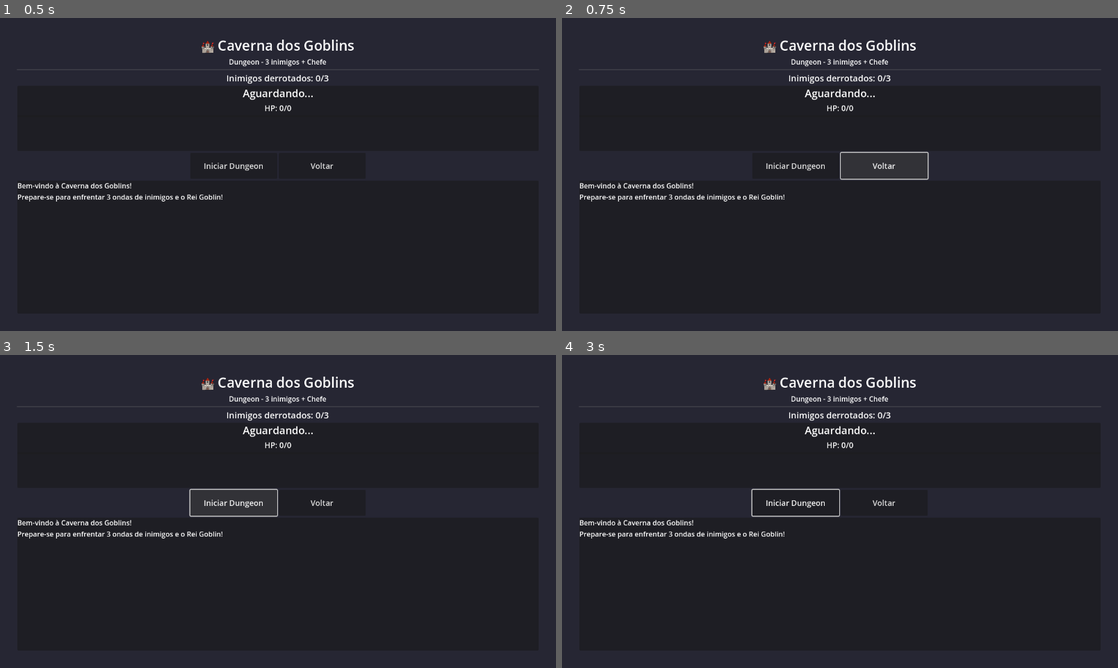
Above: before the commit, frames 1-4 (two rows, left to right).
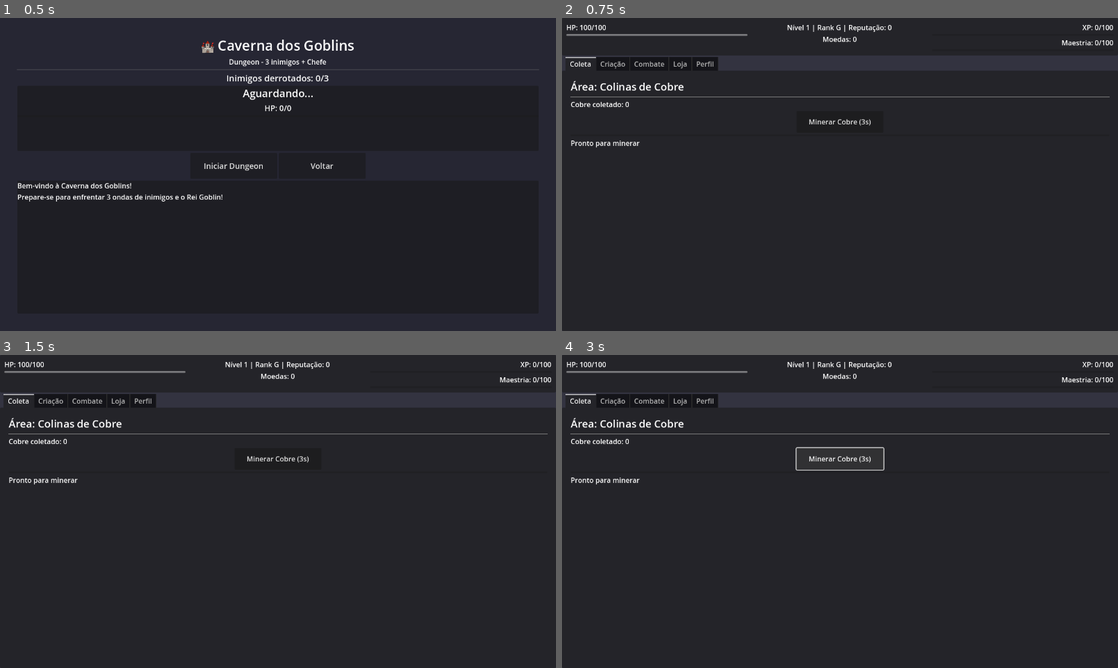
Above: after the commit, the same moments.

Repository: allansduarte/apex-hunter-2
Game: Godot game, scene res://scenes/dungeon/goblin_cave.tscn
Two runs of this game, one before a commit and one after it. Both use one fixed random seed, a clock stepped at 60 frames per second and the inputs below. This scene is started directly instead of the project's main scene.
Inputs (mouse positions are in pixels of both pictures, inside the frame that each line leads up to):
- Up to frame 1 (0.5 s): no input
- Up to frame 2 (0.75 s): click "Voltar" at 0.5 s
- Up to frame 3 (1.5 s): click (233, 502) at 1.25 s, where only the run before the commit has a clickable "Iniciar Dungeon"
- Up to frame 4 (3 s): click (795, 502) at 2 s, where only the run before the commit has a clickable "Iniciar Dungeon"; click (840, 458) at 2.75 s, where only the run after the commit has a clickable "Minerar Cobre (3s)"

Frame 1 is identical in both runs. In frame 2, 4.1% of the frame differs, in the area x 0-100%, y 2-59%; in frame 3, 4.1%; in frame 4, 4.2%.
Error before the commit: Parse Error: Identifier "CombatManager" not declared in the current scope. (res://scripts/goblin_cave.gd:24)

Commit message:
Fix code review issues: proper autoloads, timer cleanup, and documentation
Co-authored-by: allansduarte <1447847+allansduarte@users.noreply.github.com>

Diff:
--- a/project.godot
+++ b/project.godot
@@ -16,6 +16,11 @@
 config/features=PackedStringArray("4.5", "GL Compatibility")
 config/icon="res://icon.svg"
 
+[autoload]
+
+GameManager="*res://scripts/game_manager.gd"
+CombatManager="*res://scripts/combat_manager.gd"
+
 [display]
 
 window/size/viewport_width=1280
--- a/scripts/combat_manager.gd
+++ b/scripts/combat_manager.gd
@@ -41,6 +41,11 @@
 
 	# Enemy attacks
 	await get_tree().create_timer(0.5).timeout
+
+	# Check if combat is still active after the delay
+	if not is_combat_active or current_enemy == null or not current_enemy.is_alive():
+		return
+
 	var enemy_damage = current_enemy.attack
 	GameManager.take_damage(enemy_damage)
 	add_to_log(current_enemy.enemy_name + " causou " + str(enemy_damage) + " de dano!")
--- a/scripts/enemy.gd
+++ b/scripts/enemy.gd
@@ -73,9 +73,10 @@
 	var king = Enemy.new("Rei Goblin", 150, 20, 15, 10)
 	king.coin_drop_min = 50
 	king.coin_drop_max = 100
+	# Intentional: Boss always drops copper (1.0 = 100% chance) as guaranteed reward
 	king.item_drops = {
-		"copper": 1.0,
-		"tin": 0.8,
-		"bronze": 0.3
+		"copper": 1.0,  # Guaranteed drop
+		"tin": 0.8,     # 80% chance
+		"bronze": 0.3   # 30% chance (rare)
 	}
 	return king
--- a/scripts/goblin_cave.gd
+++ b/scripts/goblin_cave.gd
@@ -26,6 +26,10 @@
 	CombatManager.combat_log_updated.connect(_on_combat_log_updated)
 
 	rewards_panel.visible = false
+
+func _exit_tree():
+	# Clean up combat timer on scene exit
+	cleanup_combat_timer()
 
 func _on_start_button_pressed():
 	if not dungeon_active:
@@ -82,10 +86,7 @@
 	update_dungeon_ui()
 
 func _on_combat_ended():
-	if combat_timer:
-		combat_timer.stop()
-		combat_timer.queue_free()
-		combat_timer = null
+	cleanup_combat_timer()
 
 	if dungeon_active:
 		await get_tree().create_timer(1.5).timeout
@@ -132,5 +133,12 @@
 func add_to_log(message: String):
 	CombatManager.add_to_log(message)
 
+func cleanup_combat_timer():
+	if combat_timer != null:
+		combat_timer.stop()
+		combat_timer.queue_free()
+		combat_timer = null
+
 func _on_return_button_pressed():
+	cleanup_combat_timer()
 	get_tree().change_scene_to_file("res://scenes/main.tscn")
--- a/scripts/main.gd
+++ b/scripts/main.gd
@@ -53,22 +53,15 @@
 var current_combat_enemy: Enemy = null
 
 func _ready():
-	# Initialize singletons as autoloads
-	if not has_node("/root/GameManager"):
-		var game_manager = load("res://scripts/game_manager.gd").new()
-		game_manager.name = "GameManager"
-		get_tree().root.add_child(game_manager)
-
-	if not has_node("/root/CombatManager"):
-		var combat_manager = load("res://scripts/combat_manager.gd").new()
-		combat_manager.name = "CombatManager"
-		get_tree().root.add_child(combat_manager)
-
 	# Connect signals
 	GameManager.stats_updated.connect(_on_stats_updated)
 	GameManager.inventory_updated.connect(_on_inventory_updated)
 	GameManager.rank_updated.connect(_on_rank_updated)
 	GameManager.milestone_completed.connect(_on_milestone_completed)
+
+func _exit_tree():
+	# Clean up combat timer on scene exit
+	cleanup_combat_timer()
 
 	CombatManager.combat_started.connect(_on_combat_started)
 	CombatManager.combat_ended.connect(_on_combat_ended)
@@ -252,10 +245,13 @@
 		update_combat_ui()
 		update_stats_ui()
 	else:
-		if combat_timer:
-			combat_timer.stop()
-			combat_timer.queue_free()
-			combat_timer = null
+		cleanup_combat_timer()
+
+func cleanup_combat_timer():
+	if combat_timer != null:
+		combat_timer.stop()
+		combat_timer.queue_free()
+		combat_timer = null
 
 # Dungeon handlers
 func _on_dungeon_button_pressed():
Not shown, added: QUICK_REFERENCE.md
